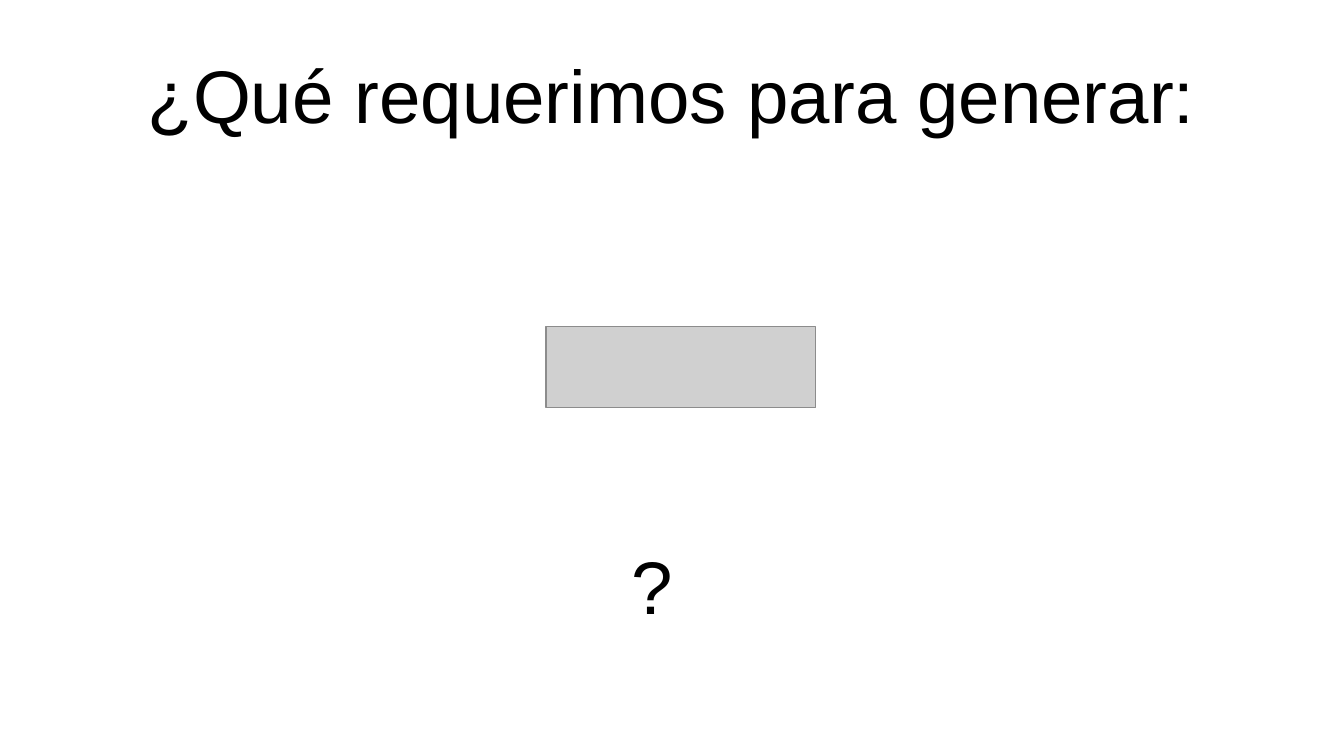
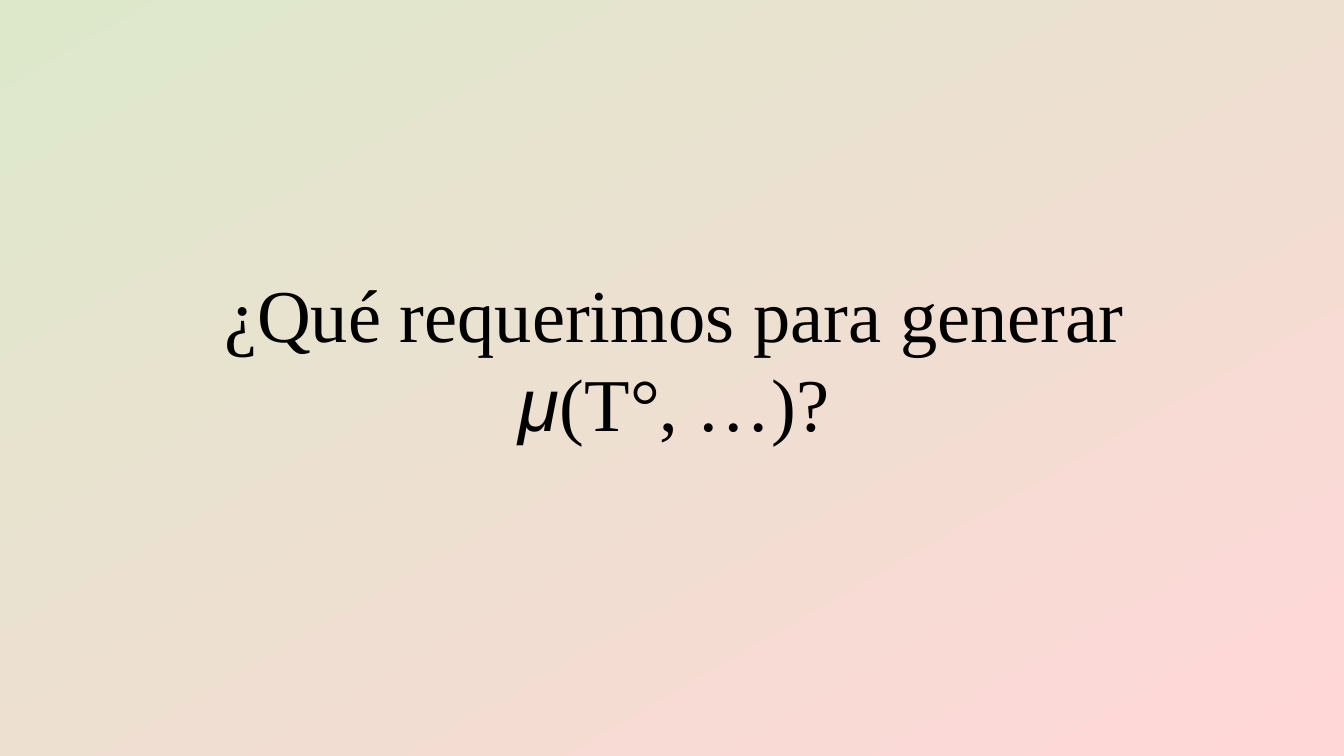
Before and after one commit to gerardommc/Ecologia-Teorica-II, a slide deck: slide 10 of Nicho/Caso-demografico.odp (slide 9 before the commit). Drawn at 1344x756 pixels with LibreOffice and Linux fonts; fonts in the diff are those of the drawing; grey boxes stand for pictures. Boxes give left, top, right and bottom in pixels: in the first picture for what was removed or moved away, otherwise in the second. Text is boxed around its words. In the diff, an @@ line names an element or a change of style, - is before the commit and + after.

```diff
--- a/Nicho/Caso-demografico.odp
+++ b/Nicho/Caso-demografico.odp
@@ background #FFFFFF to gradient #DDE8CB to #FFD7D7 @@
@@ title at [224, 290, 1123, 445]: text changed; font Arial to Times New Roman @@
-¿Qué requerimos para generar:
+¿Qué requerimos para generar μ(T°, …)?
@@ picture removed at [546, 327, 816, 409] @@
@@ title removed at [48, 522, 1257, 649] @@
-?
```
Also in this commit, not shown: 20 other slides changed, 2 slides added, 1 slide removed, 4 other files.
